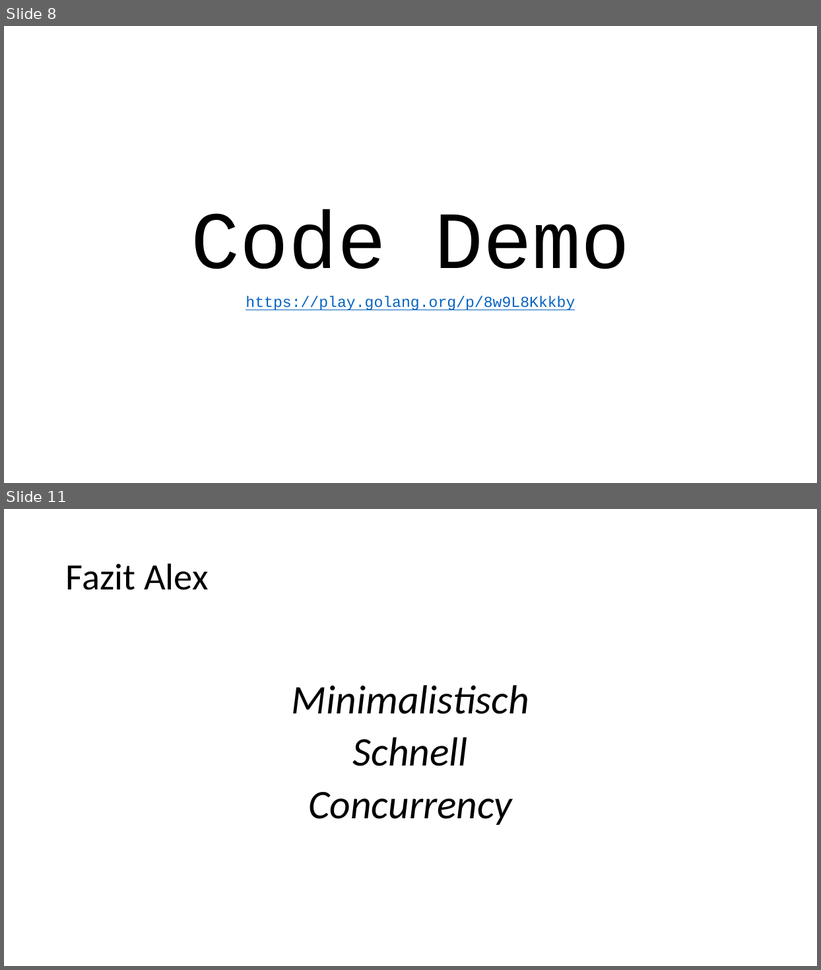
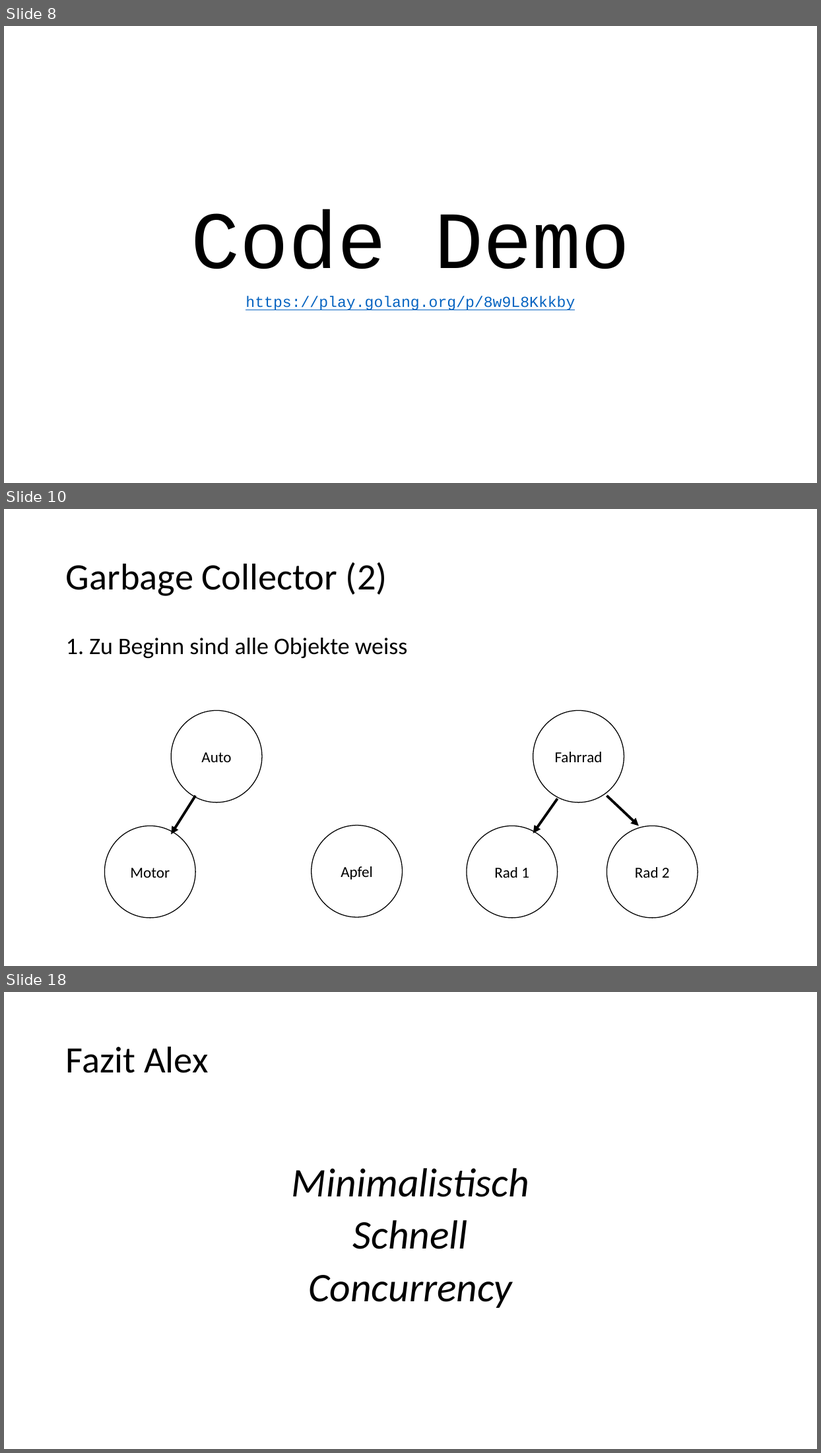
Before and after one commit to alexsuter/golang-experience, a slide deck: presi/presi.pptx. Shown one above the other, each under a label of ours: slides 8 and 11 before the commit, slides 8, 10 and 18 after it; the slides between them are not shown. The pictures are 821x970 and 821x1453 pixels, drawn with LibreOffice and Linux fonts; fonts in the diff are those of the drawing. Boxes give left, top, right and bottom in pixels: in the first picture for what was removed or moved away, otherwise in the second. Text is boxed around its words. In the diff, an @@ line names an element or a change of style, - is before the commit and + after.

```diff
--- a/presi/presi.pptx
+++ b/presi/presi.pptx
@@ slide 10 added at (4,509,817,966), background #FFFFFF @@
@@ title added at (66,562,387,596), 44 pt, text #000000 @@
+Garbage Collector (2)
@@ text added at (66,638,408,658), 28 pt, text #000000 @@
+1. Zu Beginn sind alle Objekte weiss
@@ ellipse added at (171,711,262,803), fill #FFFFFF, outline #000000 1 pt, 18 pt, text #000000 @@
+Auto
@@ ellipse added at (533,711,624,803), fill #FFFFFF, outline #000000 1 pt, 18 pt, text #000000 @@
+Fahrrad
@@ arrow added from (195, 795) to (171, 835), #000000 3 pt @@
@@ arrow added from (558, 799) to (533, 834), #000000 3 pt @@
@@ arrow added from (607, 795) to (639, 826), #000000 3 pt @@
@@ ellipse added at (104,826,195,918), fill #FFFFFF, outline #000000 1 pt, 18 pt, text #000000 @@
+Motor
@@ ellipse added at (312,826,403,918), fill #FFFFFF, outline #000000 1 pt, 18 pt, text #000000 @@
+Apfel
@@ ellipse added at (467,826,558,918), fill #FFFFFF, outline #000000 1 pt, 18 pt, text #000000 @@
+Rad 1
@@ ellipse added at (607,826,698,918), fill #FFFFFF, outline #000000 1 pt, 18 pt, text #000000 @@
+Rad 2
@@ what was slide 11 is now slide 18 @@
```
Also in this commit, not shown: 6 slides changed, 6 other slides added.
